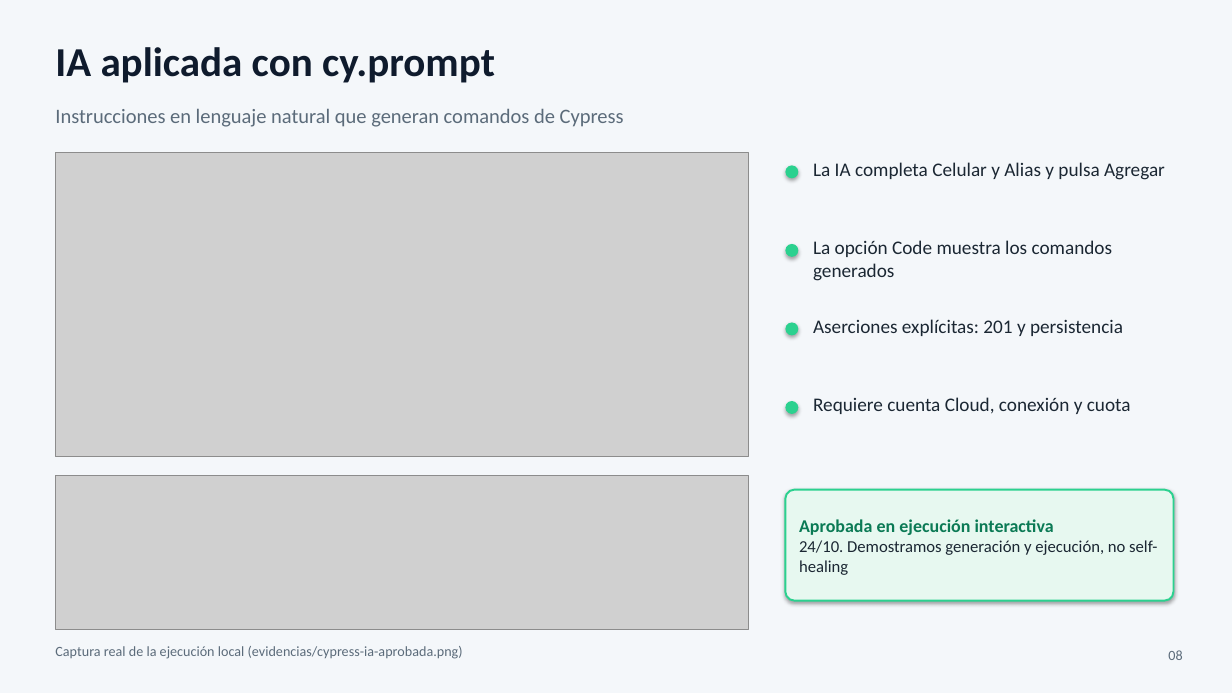
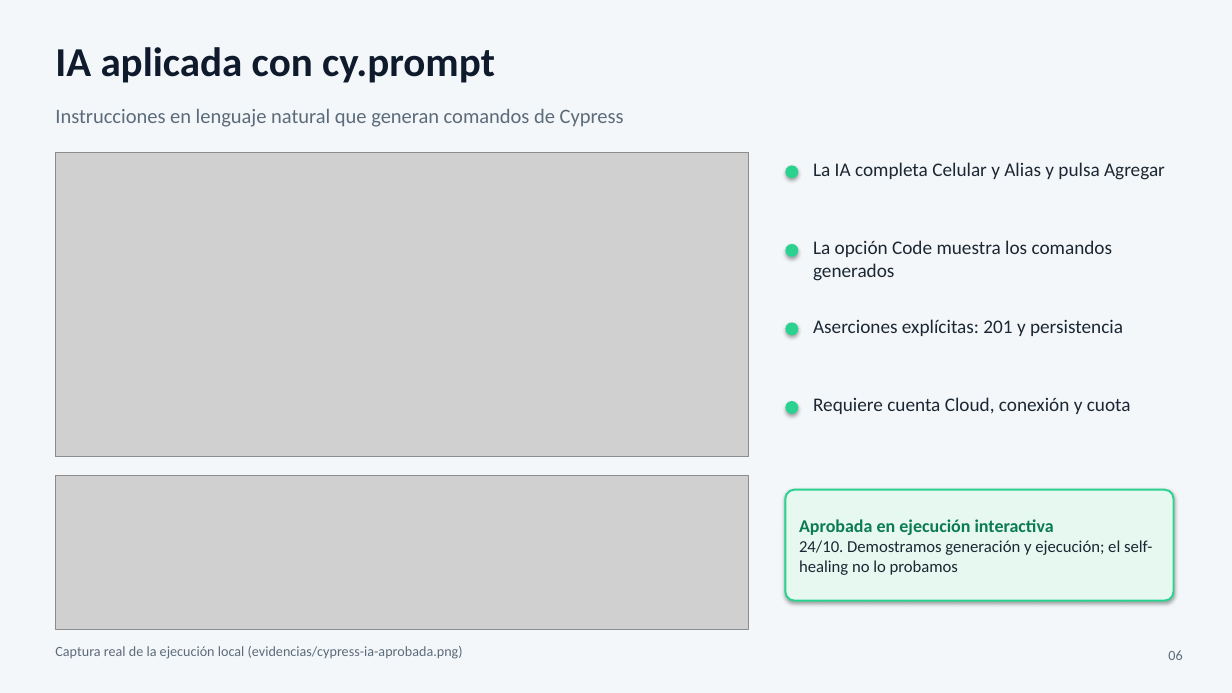
Before and after one commit to granitespinoza/qolqe-g4-qa, a slide deck: slide 6 of presentacion/cypress/Cypress-Qolqe.pptx (slide 8 before the commit). Drawn at 1232x693 pixels with LibreOffice and Linux fonts; fonts in the diff are those of the drawing; grey boxes stand for pictures. Boxes give left, top, right and bottom in pixels: in the first picture for what was removed or moved away, otherwise in the second. Text is boxed around its words. In the diff, an @@ line names an element or a change of style, - is before the commit and + after.

```diff
--- a/presentacion/cypress/Cypress-Qolqe.pptx
+++ b/presentacion/cypress/Cypress-Qolqe.pptx
@@ text in rounded rectangle at [799, 540, 1152, 575]: text changed @@
-24/10. Demostramos generación y ejecución, no self-healing
+24/10. Demostramos generación y ejecución; el self-healing no lo probamos
@@ text at [1168, 650, 1182, 660]: text changed @@
-08
+06
```
Also in this commit, not shown: 8 other slides changed, 1 slide added, 3 slides removed, 1 other file.
